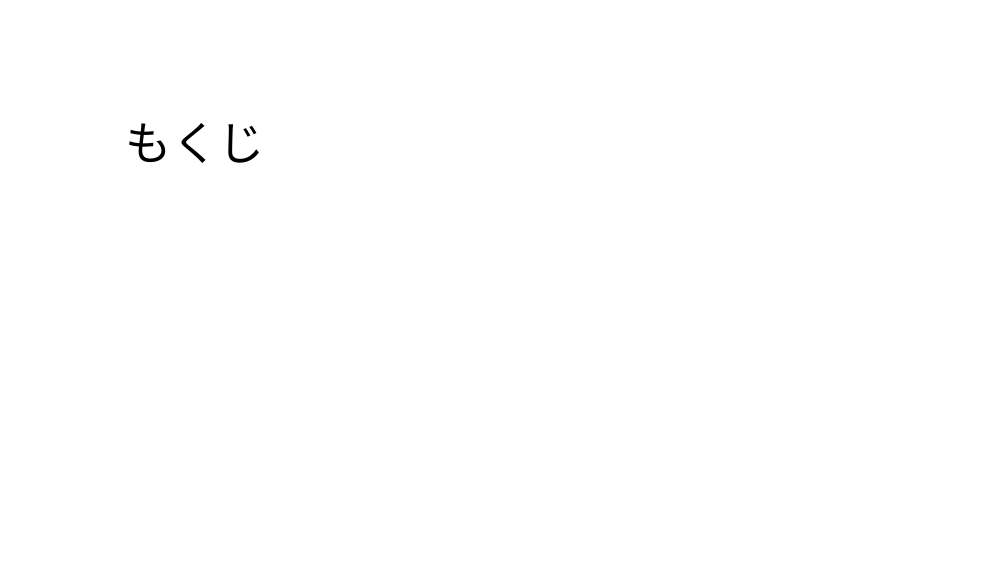
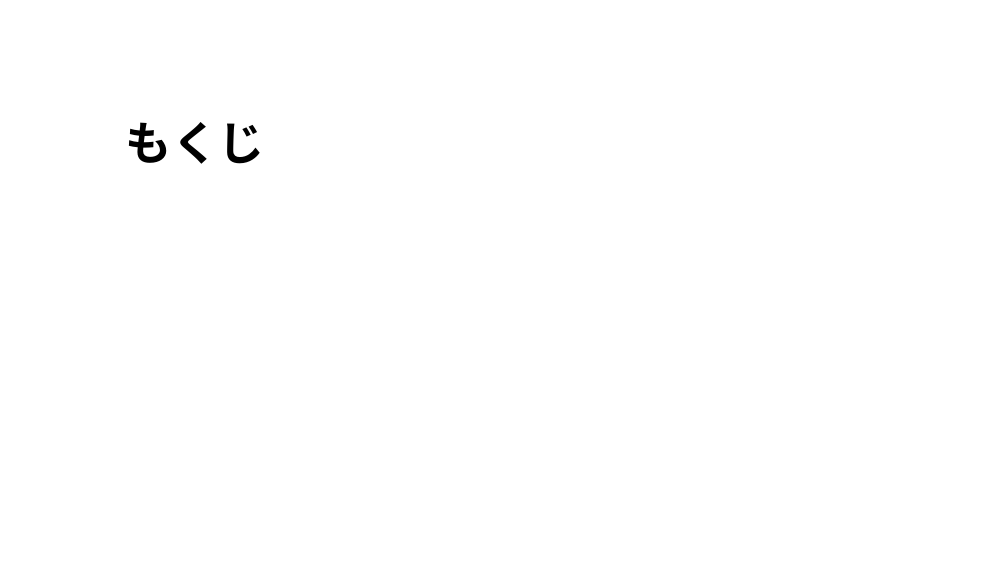
Before and after one commit to alto1412/Yokoari1207, a slide deck: slide 2 of よこありくんのプレゼン.pptx. Drawn at 1008x567 pixels with LibreOffice and Linux fonts; fonts in the diff are those of the drawing; background and template pictures are left out. Boxes give left, top, right and bottom in pixels: in the first picture for what was removed or moved away, otherwise in the second. Text is boxed around its words. In the diff, an @@ line names an element or a change of style, - is before the commit and + after.

```diff
--- a/よこありくんのプレゼン.pptx
+++ b/よこありくんのプレゼン.pptx
@@ title "もくじ" at (126, 122, 265, 164): bold on @@
```
Also in this commit, not shown: 6 other slides changed, 1 slide added, 1 slide removed.
